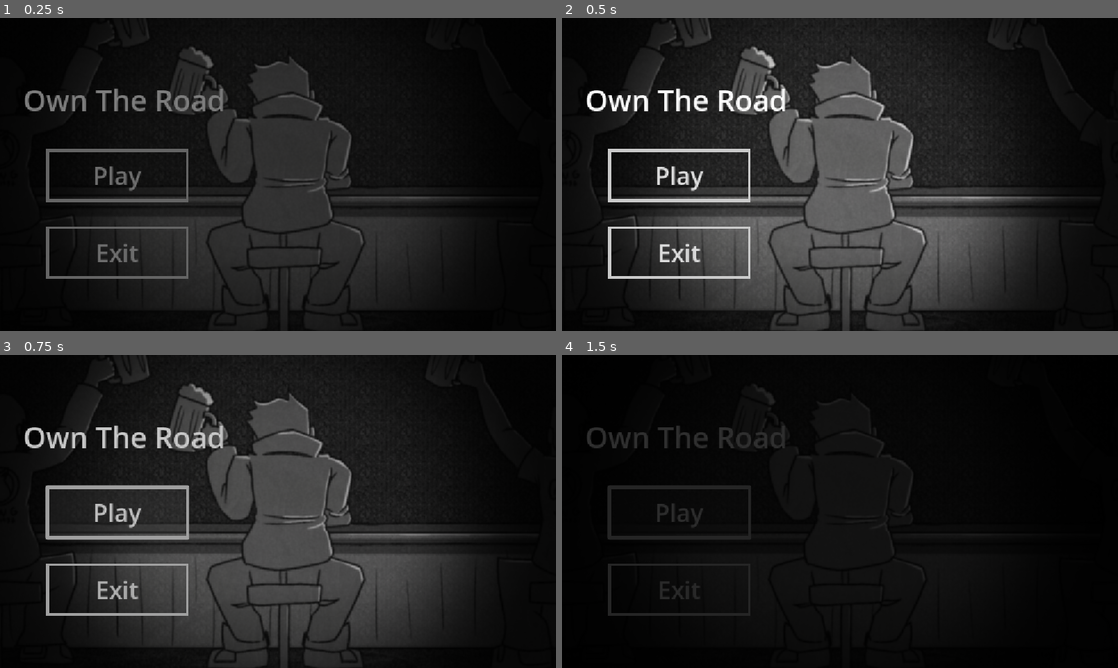
Above: before the commit, frames 1-4 (two rows, left to right).
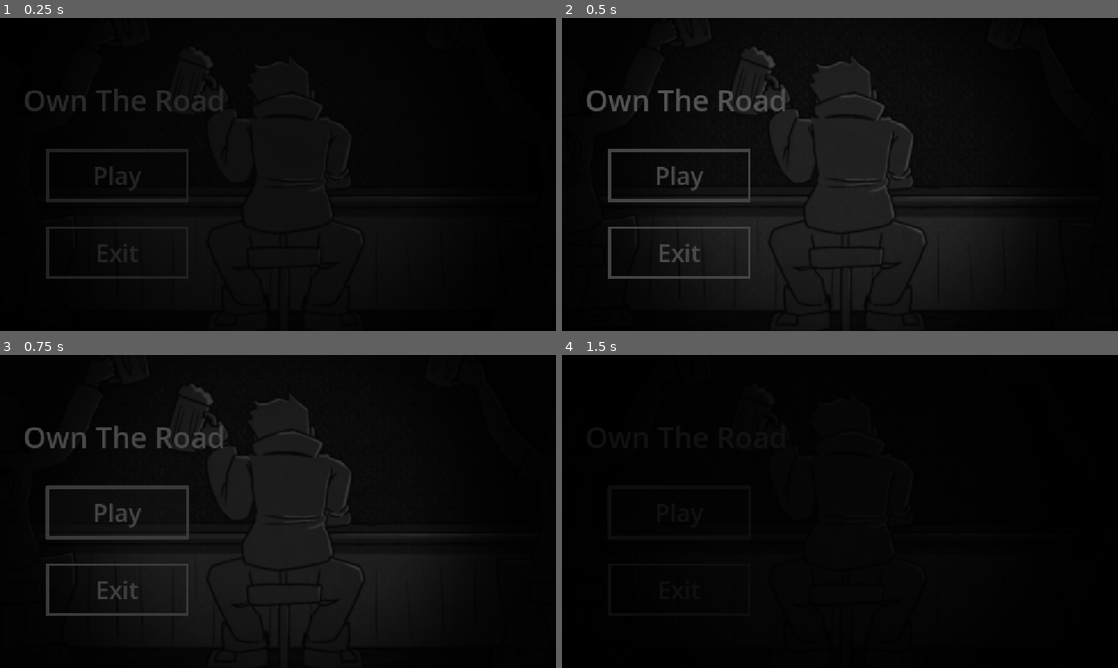
Above: after the commit, the same moments.

Repository: gmjtheeuwen/OwnTheRoad
Game: Godot game, scene res://scenes/title/title_screen.tscn
Two runs of this game, one before a commit and one after it. Both use one fixed random seed, a clock stepped at 60 frames per second and the inputs below. This scene is started directly instead of the project's main scene.
Inputs:
- Up to frame 1 (0.25 s): no input
- Up to frame 2 (0.5 s): no input
- Up to frame 3 (0.75 s): click "Play" at 0.5 s
- Up to frame 4 (1.5 s): click "Play" at 1.25 s

The runs differ from the first frame. In frame 1, 22% of the frame differs, in the area x 4-85%, y 4-93%; in frame 2, 41%, in the area x 4-90%, y 0-100%; in frame 3, 34%; in frame 4, 0.9%.

Commit message:
Added background ambience + sfx

Diff:
--- a/scenes/title/title_screen.tscn
+++ b/scenes/title/title_screen.tscn
@@ -1,8 +1,9 @@
-[gd_scene load_steps=7 format=3 uid="uid://ciu6hf17juvx2"]
+[gd_scene load_steps=8 format=3 uid="uid://ciu6hf17juvx2"]
 
 [ext_resource type="Script" uid="uid://dcfx3r4jbaepd" path="res://scripts/title_screen.gd" id="1_iowo3"]
 [ext_resource type="Texture2D" uid="uid://bqdcc2lmisvbh" path="res://assets/sprites/titlescreen/titlebg.png" id="1_ynr0n"]
 [ext_resource type="Texture2D" uid="uid://d1ujyle4ohja5" path="res://assets/sprites/titlescreen/blackgradient.png" id="2_iowo3"]
+[ext_resource type="AudioStream" uid="uid://bi8usr0aljnfe" path="res://assets/sounds/crowdinabar.wav" id="2_qrms8"]
 
 [sub_resource type="StyleBoxFlat" id="StyleBoxFlat_qrms8"]
 bg_color = Color(0.6, 0.6, 0.6, 0)
@@ -26,8 +27,9 @@
 border_width_right = 5
 border_width_bottom = 5
 
-[node name="TitleScreen" type="Node2D"]
+[node name="TitleScreen" type="Node2D" node_paths=PackedStringArray("bgm")]
 script = ExtResource("1_iowo3")
+bgm = NodePath("BGM")
 
 [node name="CanvasLayer" type="CanvasLayer" parent="."]
 
@@ -91,6 +93,9 @@
 color = Color(0, 0, 0, 1)
 
 [node name="BGM" type="AudioStreamPlayer" parent="."]
+stream = ExtResource("2_qrms8")
+volume_db = -40.0
+autoplay = true
 
 [node name="SFX" type="AudioStreamPlayer" parent="."]
 
--- a/scripts/title_screen.gd
+++ b/scripts/title_screen.gd
@@ -12,11 +12,13 @@
 func _ready() -> void:
 	fade_rect.modulate.a = 1.0
 	var tween = create_tween()
-	tween.tween_property(fade_rect, "modulate:a", 0.0, 0.5)
+	tween.tween_property(fade_rect, "modulate:a", 0.0, 1.5)
+	music_tween = create_tween()
+	music_tween.tween_property(bgm,"volume_db",0,2.0)
 
 func _on_play_button_pressed() -> void:
-	#menu_action_stream = load("res://SFX/Menu/MenuOpen.wav")
-	menu_action_sfx.volume_db = -9
+	menu_action_sfx.stream = load("res://assets/sounds/playbutton.wav")
+	menu_action_sfx.volume_db = -9.0
 	menu_action_sfx.play()
 
 	music_tween = create_tween()
@@ -30,8 +32,8 @@
 	get_tree().change_scene_to_file("res://scenes/main.tscn")
 
 func _on_exit_button_pressed() -> void:
-		#menu_action_stream = load("res://SFX/Menu/MenuOpen.wav")
-	menu_action_sfx.volume_db = -9
+	menu_action_sfx.stream = load("res://assets/sounds/clickbutton.wav")
+	menu_action_sfx.volume_db = -9.0
 	menu_action_sfx.play()
 
 	music_tween = create_tween()
Not shown, added: assets/sounds/clickbutton.wav
Not shown, added: assets/sounds/crowdinabar.wav
Not shown, added: assets/sounds/playbutton.wav
